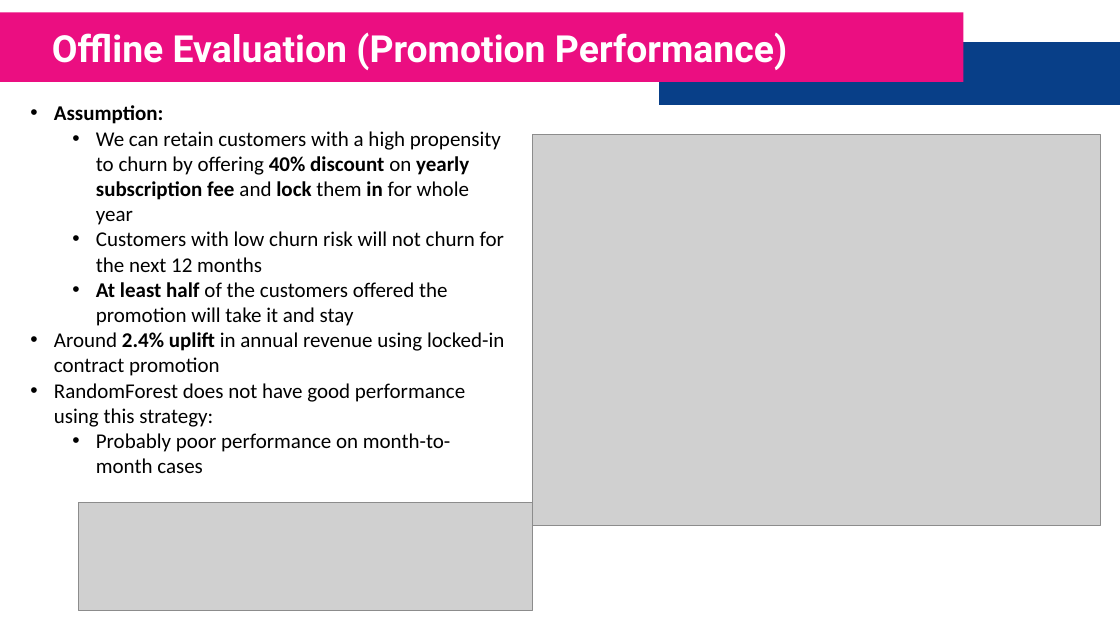
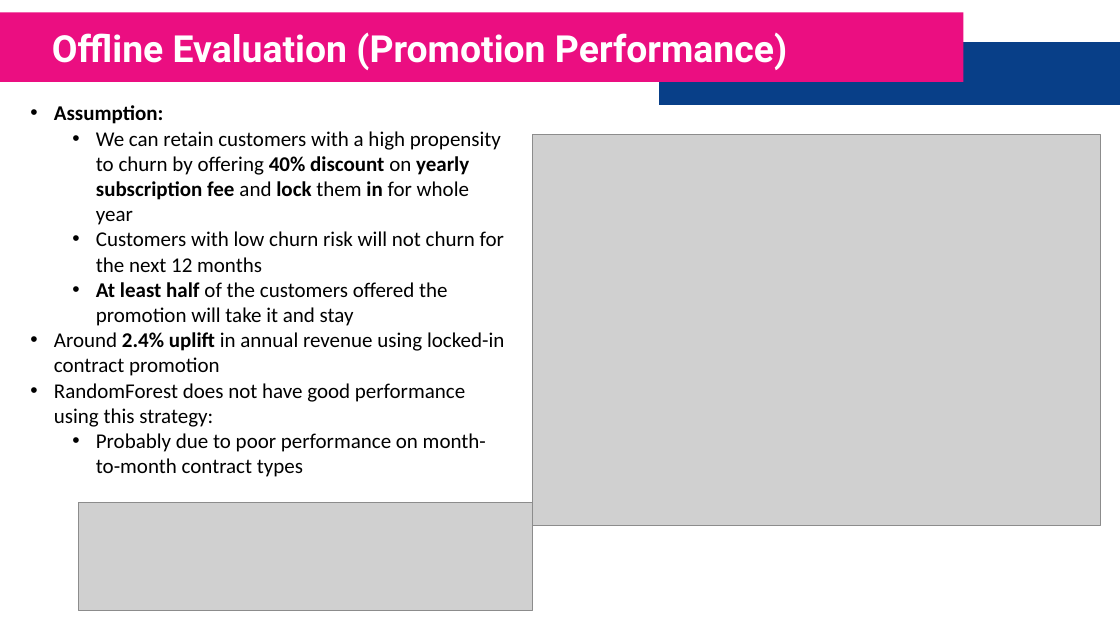
Before and after one commit to FarhadZafari/customer-churn-analysis, a slide deck: slide 12 of Presentation.pptx. Drawn at 1120x630 pixels with LibreOffice and Linux fonts; fonts in the diff are those of the drawing; grey boxes stand for pictures. Boxes give left, top, right and bottom in pixels: in the first picture for what was removed or moved away, otherwise in the second. Text is boxed around its words. In the diff, an @@ line names an element or a change of style, - is before the commit and + after.

Commit message:
Update the slides.

```diff
--- a/Presentation.pptx
+++ b/Presentation.pptx
@@ text at (x1=96, y1=433, x2=486, y2=477): text changed @@
-  • Probably poor performance on month-to-month cases
+  • Probably due to poor performance on month-to-month contract types
```
